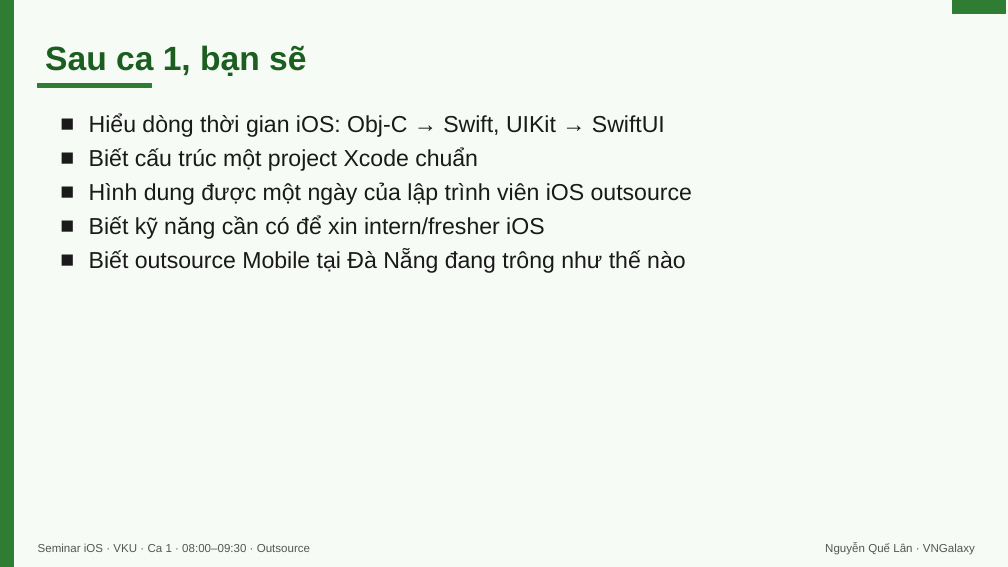
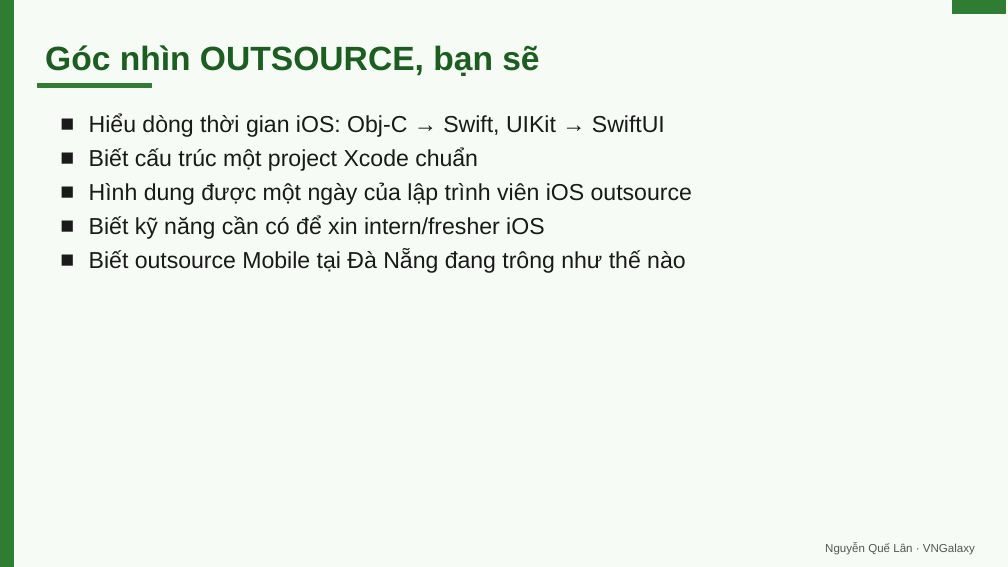
Before and after one commit to lantuyan/vku-semini-01, a slide deck: slide 4 of seminar-ios-vku-ca1.pptx (slide 3 before the commit). Drawn at 1008x567 pixels with LibreOffice and Linux fonts; fonts in the diff are those of the drawing. Boxes give left, top, right and bottom in pixels: in the first picture for what was removed or moved away, otherwise in the second. Text is boxed around its words. In the diff, an @@ line names an element or a change of style, - is before the commit and + after.

```diff
--- a/seminar-ios-vku-ca1.pptx
+++ b/seminar-ios-vku-ca1.pptx
@@ text at box(45, 45, 539, 76): text changed @@
-Sau ca 1, bạn sẽ
+Góc nhìn OUTSOURCE, bạn sẽ
@@ text removed at box(38, 543, 310, 552) @@
-Seminar iOS · VKU · Ca 1 · 08:00–09:30 · Outsource
```
Also in this commit, not shown: 15 other slides changed, 13 slides added, 13 slides removed, 8 other files.
